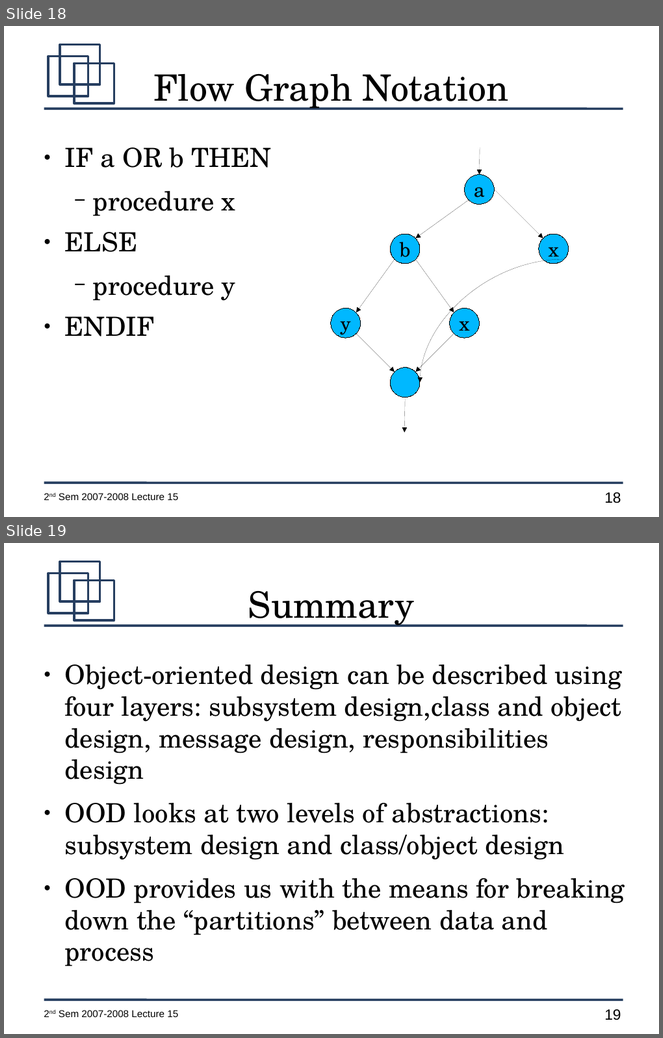
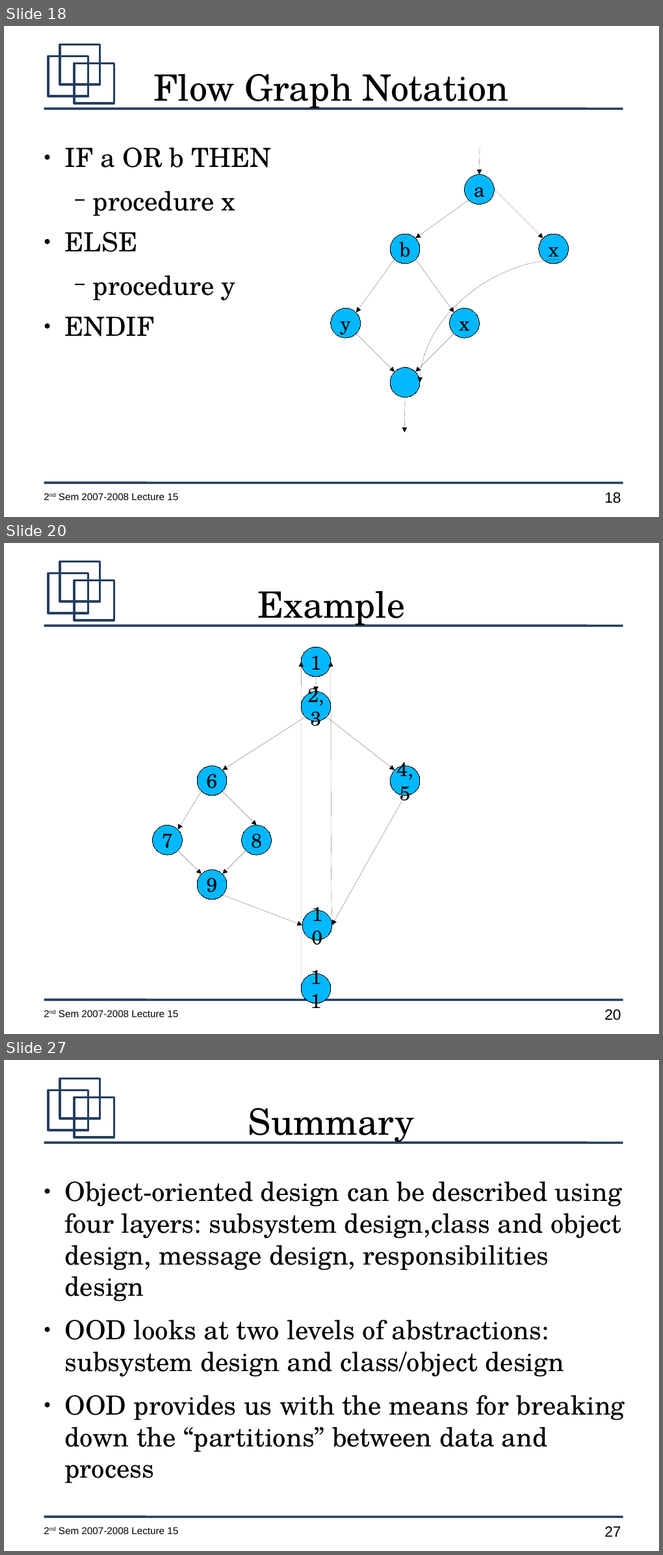
Before and after one commit to jachermocilla/jach-homepage, a slide deck: CMSC128-2nd-Sem-2007-L15.odp. Shown one above the other, each under a label of ours: slides 18 and 19 before the commit, slides 18, 20 and 27 after it; the slides between them are not shown. The pictures are 663x1038 and 663x1555 pixels, drawn with LibreOffice and Linux fonts; fonts in the diff are those of the drawing. Boxes give left, top, right and bottom in pixels: in the first picture for what was removed or moved away, otherwise in the second. Text is boxed around its words. In the diff, an @@ line names an element or a change of style, - is before the commit and + after.

```diff
--- a/CMSC128-2nd-Sem-2007-L15.odp
+++ b/CMSC128-2nd-Sem-2007-L15.odp
@@ slide 20 added at [4,543,659,1034], background #FFFFFF; not listed: 7 template elements that a slide beside it also shows @@
@@ title added at [258,591,405,627], 44 pt, text #000000 @@
+Example
@@ ellipse added at [301,647,331,677], fill #00B8FF, outline #000000 0 pt, 24 pt, text #000000 @@
+1
@@ curved arrow added from (301, 989) to (301, 662), #000000 0 pt @@
@@ arrow added from (316, 677) to (316, 692), #000000 0 pt @@
@@ curved arrow added from (332, 925) to (331, 662), #000000 0 pt @@
@@ ellipse added at [301,692,331,721], fill #00B8FF, outline #000000 0 pt, 24 pt, text #000000 @@
+2,3
@@ arrow added from (306, 717) to (223, 770), #000000 0 pt @@
@@ arrow added from (327, 717) to (395, 770), #000000 0 pt @@
@@ ellipse added at [197,766,227,796], fill #00B8FF, outline #000000 0 pt, 24 pt, text #000000 @@
+6
@@ ellipse added at [391,766,420,796], fill #00B8FF, outline #000000 0 pt, 24 pt, text #000000 @@
+4,5
@@ arrow added from (202, 791) to (178, 830), #000000 0 pt @@
@@ arrow added from (223, 791) to (257, 825), #000000 0 pt @@
@@ arrow added from (405, 796) to (332, 925), #000000 0 pt @@
@@ ellipse added at [153,825,182,855], fill #00B8FF, outline #000000 0 pt, 24 pt, text #000000 @@
+7
@@ ellipse added at [242,825,272,855], fill #00B8FF, outline #000000 0 pt, 24 pt, text #000000 @@
+8
@@ arrow added from (178, 851) to (202, 874), #000000 0 pt @@
@@ arrow added from (246, 851) to (223, 874), #000000 0 pt @@
@@ ellipse added at [197,870,227,900], fill #00B8FF, outline #000000 0 pt, 24 pt, text #000000 @@
+9
@@ arrow added from (223, 895) to (302, 925), #000000 0 pt @@
@@ ellipse added at [302,910,332,940], fill #00B8FF, outline #000000 0 pt, 24 pt, text #000000 @@
+10
@@ ellipse added at [301,974,331,1004], fill #00B8FF, outline #000000 0 pt, 24 pt, text #000000 @@
+11
@@ what was slide 19 is now slide 27 @@
@@ page number at [605,1527,621,1537]: text changed @@
-19
+27
```
Also in this commit, not shown: 7 other slides added.
